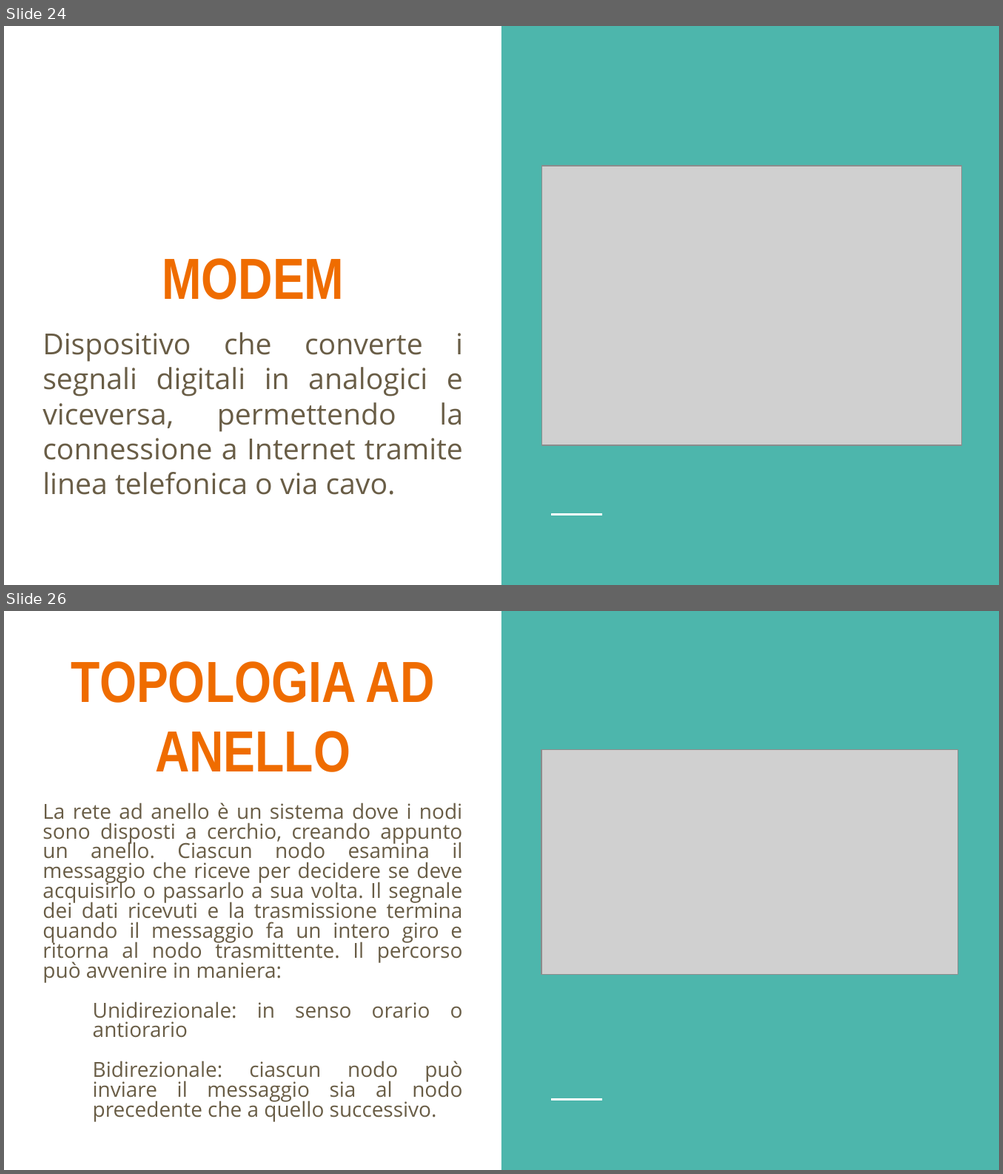
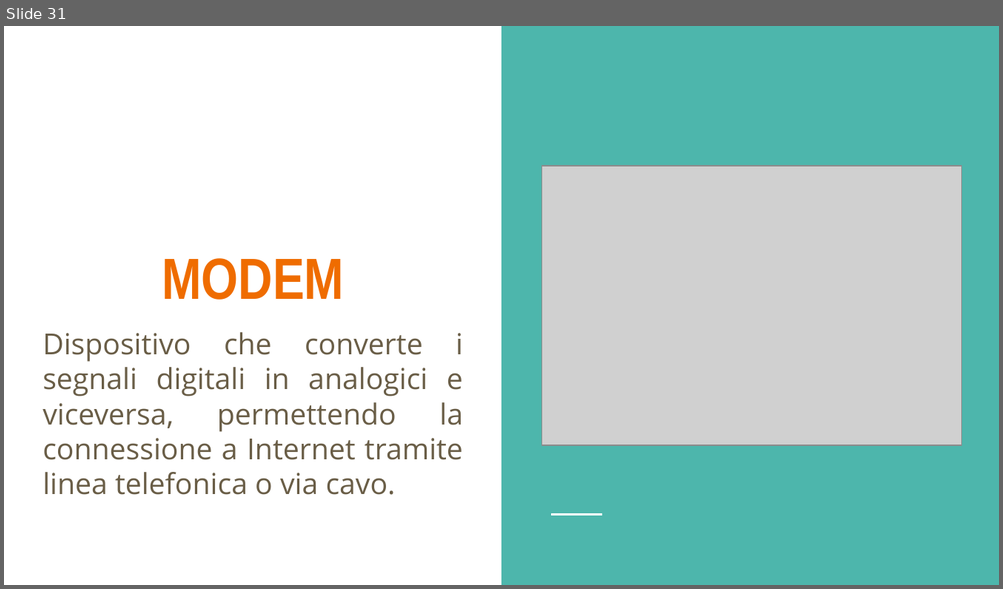
Before and after one commit to LeleCazza/LeleCazza.github.io, a slide deck: reti_informatiche/materiale/lezione_1_reti_introduzione.pptx. Shown one above the other, each under a label of ours: slides 24 and 26 before the commit, slide 31 after it; the slides between them are not shown. The pictures are 1003x1174 and 1003x589 pixels, drawn with LibreOffice and Linux fonts; fonts in the diff are those of the drawing; grey boxes stand for pictures. Boxes give left, top, right and bottom in pixels: in the first picture for what was removed or moved away, otherwise in the second. Text is boxed around its words. In the diff, an @@ line names an element or a change of style, - is before the commit and + after.

```diff
--- a/reti_informatiche/materiale/lezione_1_reti_introduzione.pptx
+++ b/reti_informatiche/materiale/lezione_1_reti_introduzione.pptx
@@ slide 26 removed at (4, 611, 999, 1170), background #FFFFFF; not listed: 2 template elements that a slide beside it also shows @@
@@ title removed at (71, 661, 435, 772) @@
-TOPOLOGIA AD ANELLO
@@ picture removed at (541, 749, 957, 975) @@
@@ subtitle removed at (42, 803, 463, 1122) @@
-La rete ad anello è un sistema dove i nodi sono disposti a cerchio, creando appunto un anello. Ciascun nodo esamina il messaggio che riceve per decidere se deve acquisirlo o passarlo a sua volta. Il segnale dei dati ricevuti e la trasmissione termina quando il messaggio fa un intero giro e ritorna al nodo trasmittente. Il percorso può avvenire in maniera:
-● Unidirezionale: in senso orario o antiorario
-● Bidirezionale: ciascun nodo può inviare il messaggio sia al nodo precedente che a quello successivo.
@@ what was slide 24 is now slide 31 @@
```
Also in this commit, not shown: 2 slides changed, 15 slides added, 2 other slides removed, 1 other file.
